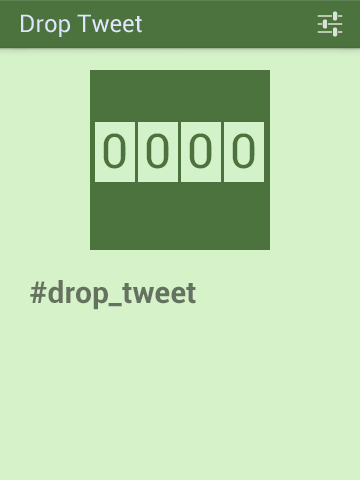
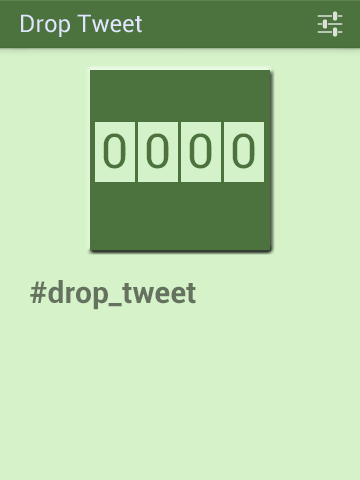
Comparing the layer stacks of the two 360x480 images. Changes:
pixels changed over (85, 65, 275, 255) (layer not identified)
